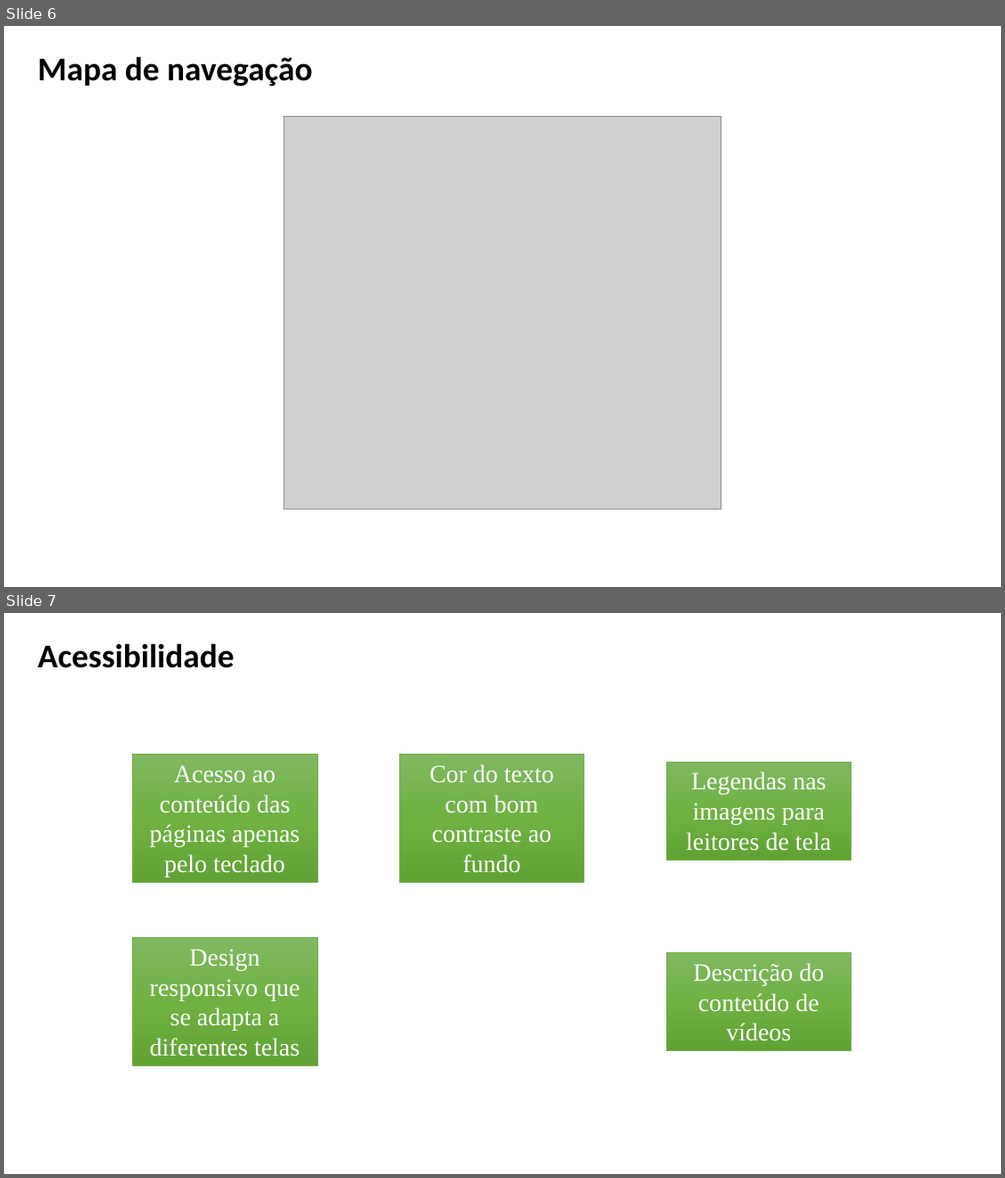
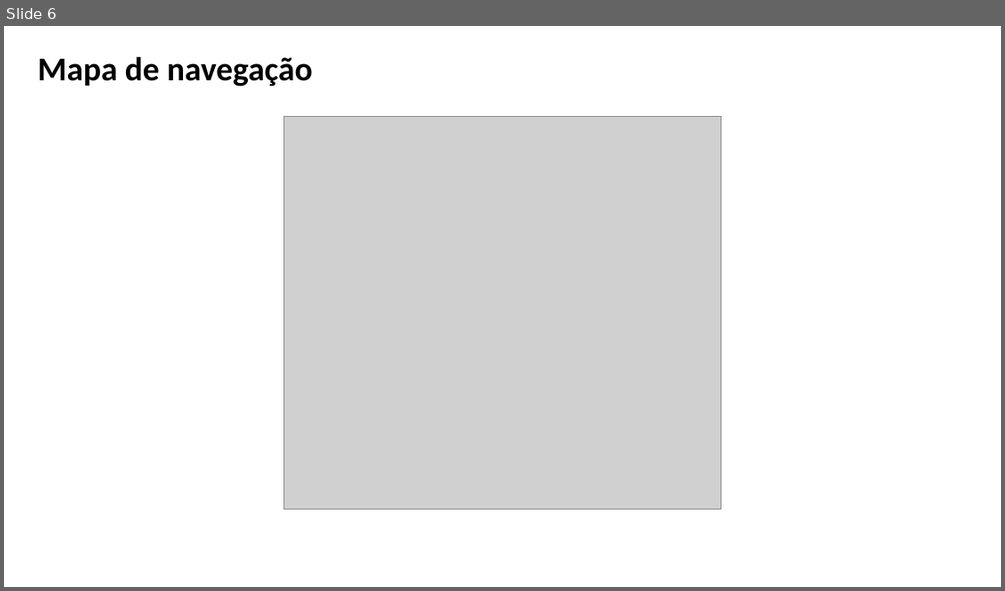
Before and after one commit to Parelho/PI_2_Semestre, a slide deck: Apresentação PI.pptx. Shown one above the other, each under a label of ours: slides 6 and 7 before the commit, slide 6 after it. The pictures are 1005x1178 and 1005x591 pixels, drawn with LibreOffice and Linux fonts; fonts in the diff are those of the drawing; grey boxes stand for pictures; background and template pictures are left out. Boxes give left, top, right and bottom in pixels: in the first picture for what was removed or moved away, otherwise in the second. Text is boxed around its words. In the diff, an @@ line names an element or a change of style, - is before the commit and + after.

```diff
--- a/Apresentação PI.pptx
+++ b/Apresentação PI.pptx
@@ slide 7 removed at (4, 613, 1001, 1174), background #FFFFFF @@
@@ text removed at (38, 643, 235, 668) @@
-Acessibilidade
@@ rectangle removed at (133, 754, 317, 882) @@
-Acesso ao conteúdo das páginas apenas pelo teclado
@@ rectangle removed at (399, 754, 584, 882) @@
-Cor do texto com bom contraste ao fundo
@@ rectangle removed at (666, 762, 851, 860) @@
-Legendas nas imagens para leitores de tela
@@ rectangle removed at (133, 938, 317, 1066) @@
-Design responsivo que se adapta a diferentes telas
@@ rectangle removed at (666, 952, 851, 1051) @@
-Descrição do conteúdo de vídeos
```
Also in this commit, not shown: 1 slide added, 1 other file.
